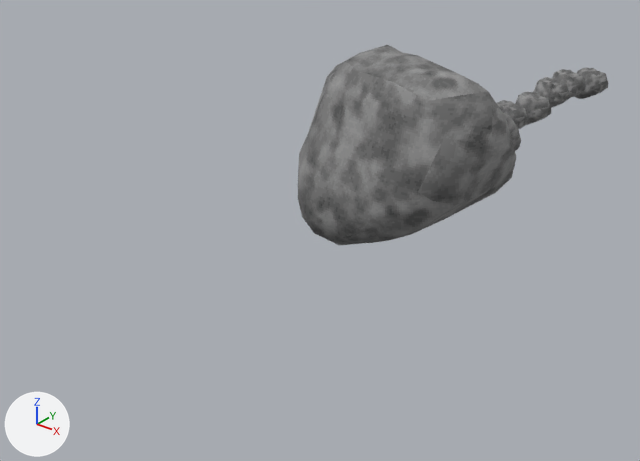
One commit to the Blender file models/Blender Files/Asteroid Field Objects_LIVE.blend: the scene before it, then after it.
Before and after are seen from a 50 mm camera at (824.0, -1874.0, 608.0) aimed at (-90.0, -732.0, -101.0). Arrows for +X, +Y and +Z are at lower left; the lights stay in place.

The first picture shows 'Asteroid 1', 'Asteroid 2.001', 'Asteroid 2.002', 'Asteroid 2.005'.
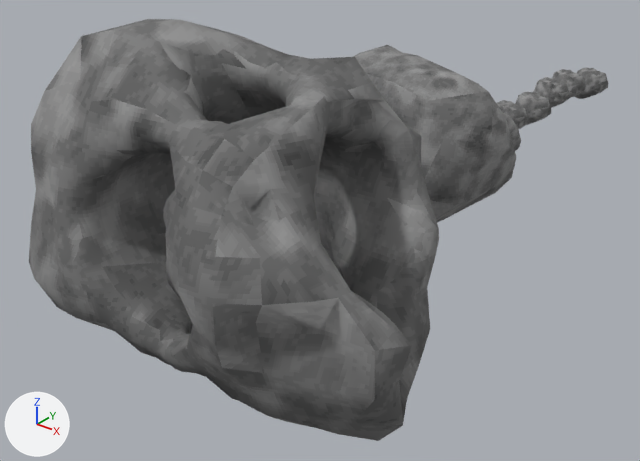
Boxes (x1, y1, x2, y2) around the edits, measured in the pictures (640 x 461 px):
'Flythrough asteroid 1', added
    after: (29, 19, 439, 441)

Edits to the bpy script that builds the scene:
```text
Add img_help:
    img_help = load_image('Help', '_unpacked/Help', 256, 256, 'sRGB')
Add mat_asteroid_material_pixelated_008:
    mat_asteroid_material_pixelated_008 = bpy.data.materials.new('Asteroid Material Pixelated.008')
    # uses the picture img_help
Add me_cube_005:
    me_cube_005.from_pydata(...)  # 991 vertices, 704 faces; spans x -0.99..1.0, y -0.74..0.71, z -0.71..0.86
    me_cube_005.polygons.foreach_set('use_smooth', [True] * 704)
    me_cube_005.materials.append(mat_asteroid_material_pixelated_008)
Add ob_flythrough_asteroid_1:
    ob_flythrough_asteroid_1 = bpy.data.objects.new('Flythrough asteroid 1', me_cube_005)
    ob_flythrough_asteroid_1.location = (23.0, -1030.0, 42.0)
    ob_flythrough_asteroid_1.scale = (338.0, 338.0, 338.0)
```
